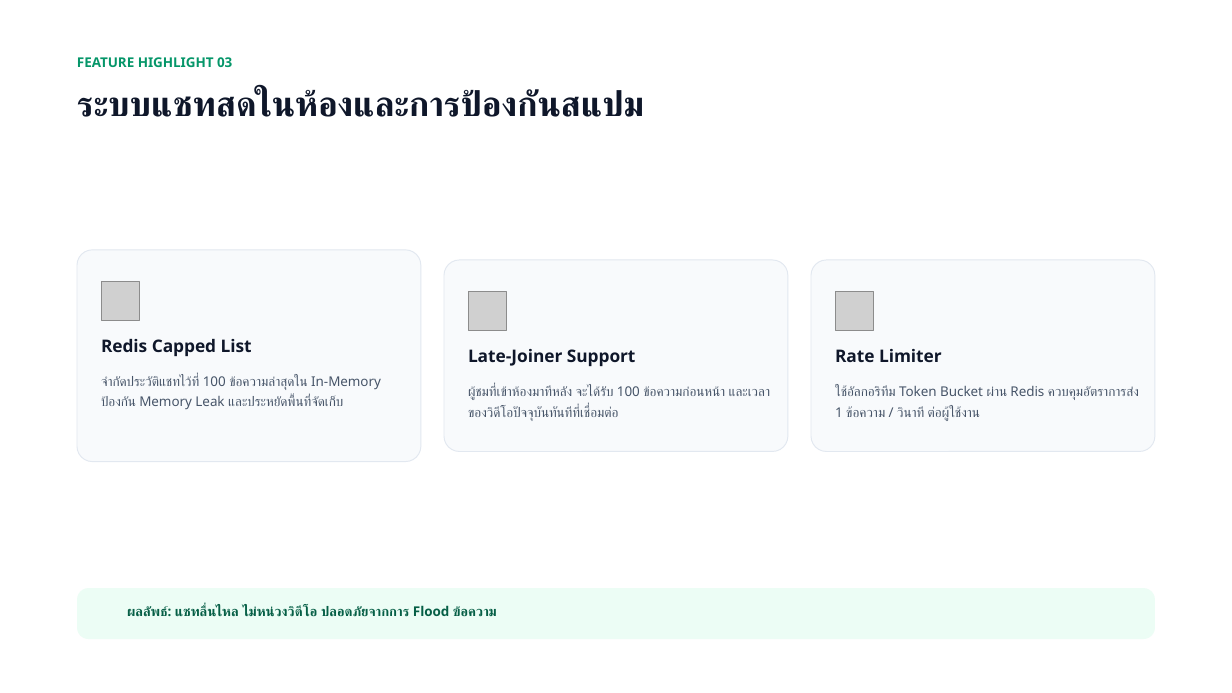
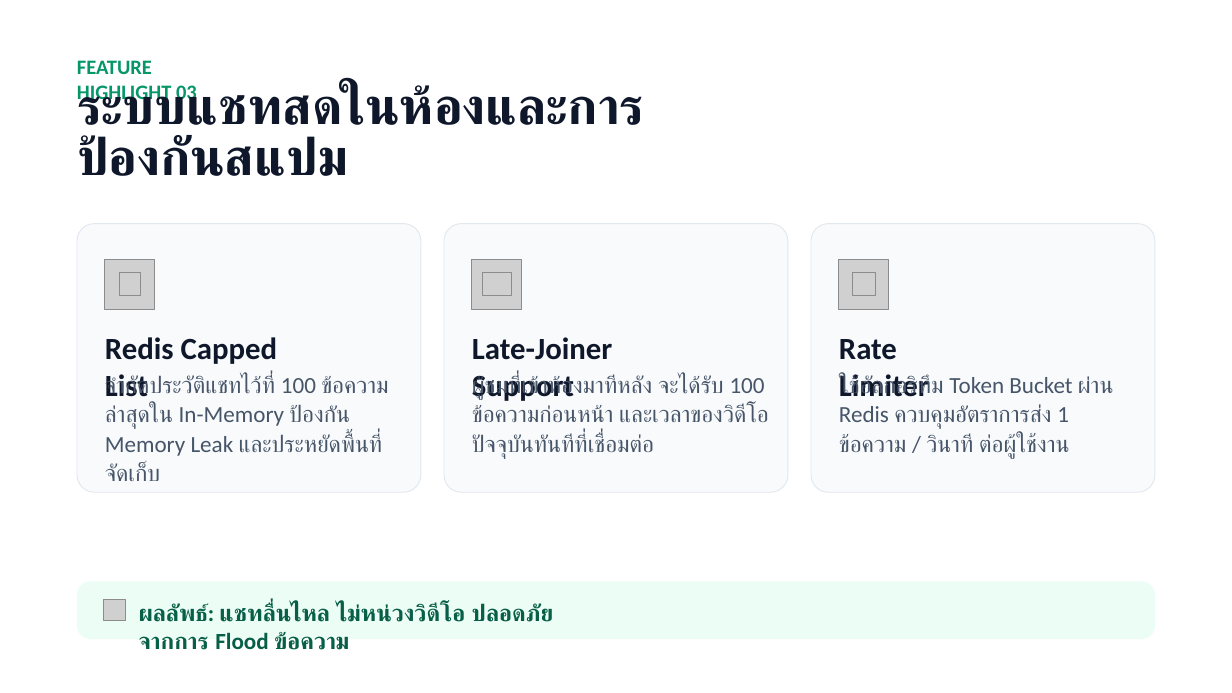
Before and after one commit to PeterGamez/YouStream, a slide deck: slide 7 of YouStream Presentation.pptx. Drawn at 1232x693 pixels with LibreOffice and Linux fonts; fonts in the diff are those of the drawing; grey boxes stand for pictures; background and template pictures are left out. Boxes give left, top, right and bottom in pixels: in the first picture for what was removed or moved away, otherwise in the second. Text is boxed around its words. In the diff, an @@ line names an element or a change of style, - is before the commit and + after.

```diff
--- a/YouStream Presentation.pptx
+++ b/YouStream Presentation.pptx
@@ text "FEATURE HIGHLIGHT 03" at [77,60,197,104]: size 10.5 to 16 pt, font Noto Sans to Calibri @@
@@ text "ระบบแชทสดในห้องและการป้องกันสแปม" at [77,84,645,176]: size 27 to 40 pt, font Noto Sans to Calibri; line spacing 32.4pt to 39.6pt @@
@@ rounded rectangle: place and size @@
-rounded rectangle at [77,250,421,461]
+rounded rectangle at [77,224,421,493]
@@ rounded rectangle: place and size @@
-rounded rectangle at [445,260,788,451]
+rounded rectangle at [445,224,788,493]
@@ proportions changed in 4 elements at [77,581,1155,639], [77,224,421,493], [445,224,788,493], [811,224,1155,493] @@
@@ rounded rectangle: place and size @@
-rounded rectangle at [811,260,1155,451]
+rounded rectangle at [811,224,1155,493]
@@ picture: place and size @@
-picture at [101,282,140,321]
+picture at [105,260,155,310]
@@ picture added at [472,260,522,310] @@
@@ picture added at [839,260,889,310] @@
@@ picture added at [120,273,140,296] @@
@@ picture removed at [469,292,507,331] @@
@@ picture added at [482,273,511,296] @@
@@ picture removed at [836,292,874,331] @@
@@ picture added at [853,273,876,296] @@
@@ text "Late-Joiner Support": place and size @@
-text "Late-Joiner Support" at [468,349,636,366]
+text "Late-Joiner Support" at [472,337,612,401]
@@ size 13.5 to 24 pt, font Noto Sans to Calibri in 3 elements at [472,337,612,401], [105,337,278,397], [839,339,929,397] @@
@@ text "Rate Limiter": place and size @@
-text "Rate Limiter" at [835,349,942,362]
+text "Rate Limiter" at [839,339,929,397]
@@ size 10.5 to 18 pt, font Noto Sans to Calibri; line spacing 15.8pt to 22.8pt in 3 elements at [105,375,388,481], [839,375,1113,459], [472,375,769,459] @@
@@ text "ผู้ชมที่เข้าห้องมาทีหลัง จะได้รับ 100 ข้อความก่อนหน้า และเวล ...": place and size @@
-text "ผู้ชมที่เข้าห้องมาทีหลัง จะได้รับ 100 ข้อความก่อนหน้า และเวล ..." at [468,386,725,421]
+text "ผู้ชมที่เข้าห้องมาทีหลัง จะได้รับ 100 ข้อความก่อนหน้า และเวล ..." at [472,375,769,459]
@@ text "ใช้อัลกอริทึม Token Bucket ผ่าน Redis ...": place and size @@
-text "ใช้อัลกอริทึม Token Bucket ผ่าน Redis ..." at [835,386,1139,421]
+text "ใช้อัลกอริทึม Token Bucket ผ่าน Redis ..." at [839,375,1113,459]
@@ rounded rectangle: place and size @@
-rounded rectangle at [77,588,1155,639]
+rounded rectangle at [77,581,1155,639]
@@ text "ผลลัพธ์: แชทลื่นไหล ไม่หน่วงวิดีโอ ปลอดภัยจากการ Flood ...": place and size @@
-text "ผลลัพธ์: แชทลื่นไหล ไม่หน่วงวิดีโอ ปลอดภัยจากการ Flood ..." at [127,605,497,617]
+text "ผลลัพธ์: แชทลื่นไหล ไม่หน่วงวิดีโอ ปลอดภัยจากการ Flood ..." at [139,603,538,650]
@@ text "ผลลัพธ์: แชทลื่นไหล ไม่หน่วงวิดีโอ ปลอดภัยจากการ Flood ..." at [139,603,538,650]: size 10.5 to 18 pt, font Noto Sans to Calibri @@
@@ picture added at [104,600,125,621] @@
```
Also in this commit, not shown: 7 other slides changed, 4 slides added, 4 slides removed.
